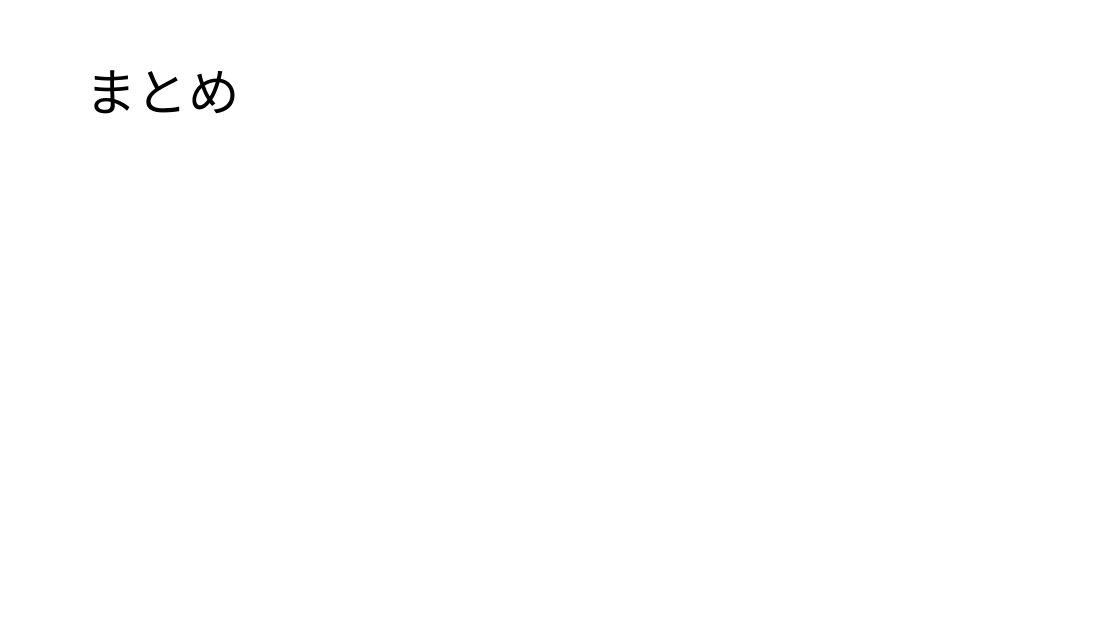
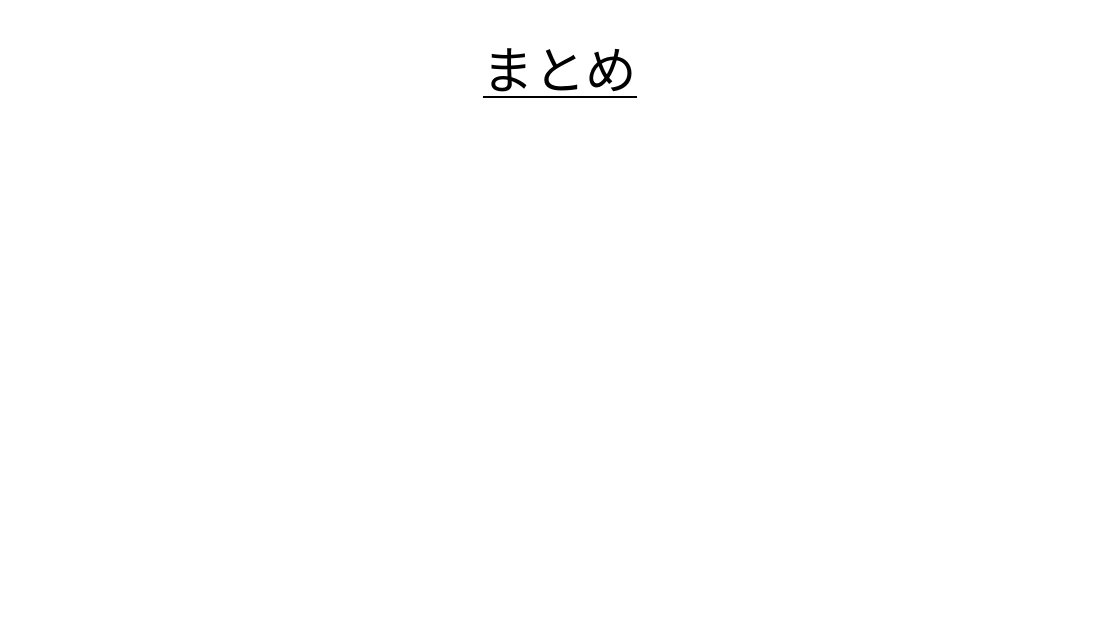
Before and after one commit to Appelingo/Data_Analyze, a slide deck: slide 8 of 河西_発表_0204.pptx (slide 9 before the commit). Drawn at 1120x630 pixels with LibreOffice and Linux fonts; fonts in the diff are those of the drawing; grey boxes stand for pictures. Boxes give left, top, right and bottom in pixels: in the first picture for what was removed or moved away, otherwise in the second. Text is boxed around its words. In the diff, an @@ line names an element or a change of style, - is before the commit and + after.

```diff
--- a/河西_発表_0204.pptx
+++ b/河西_発表_0204.pptx
@@ title "まとめ" at box(483, 48, 637, 98): underline on; alignment left to centre @@
```
Also in this commit, not shown: 8 other slides changed, 2 other files.
